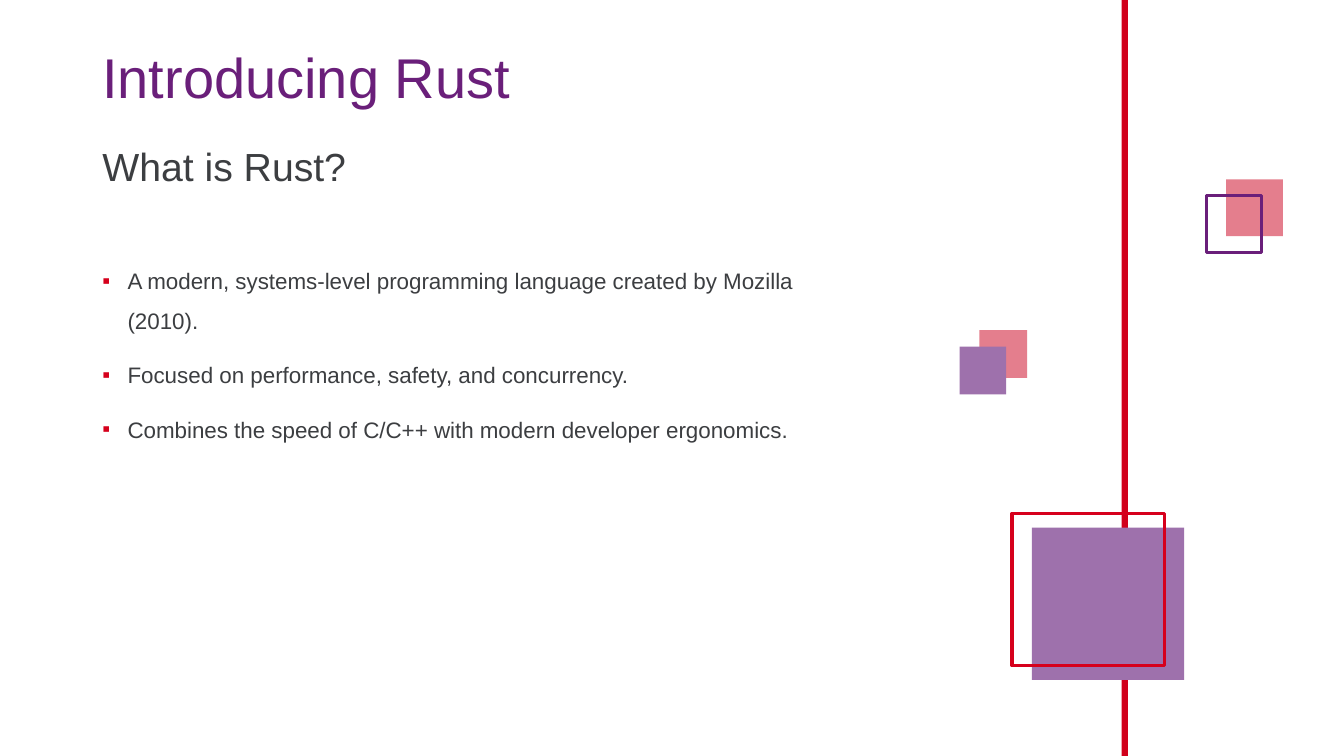
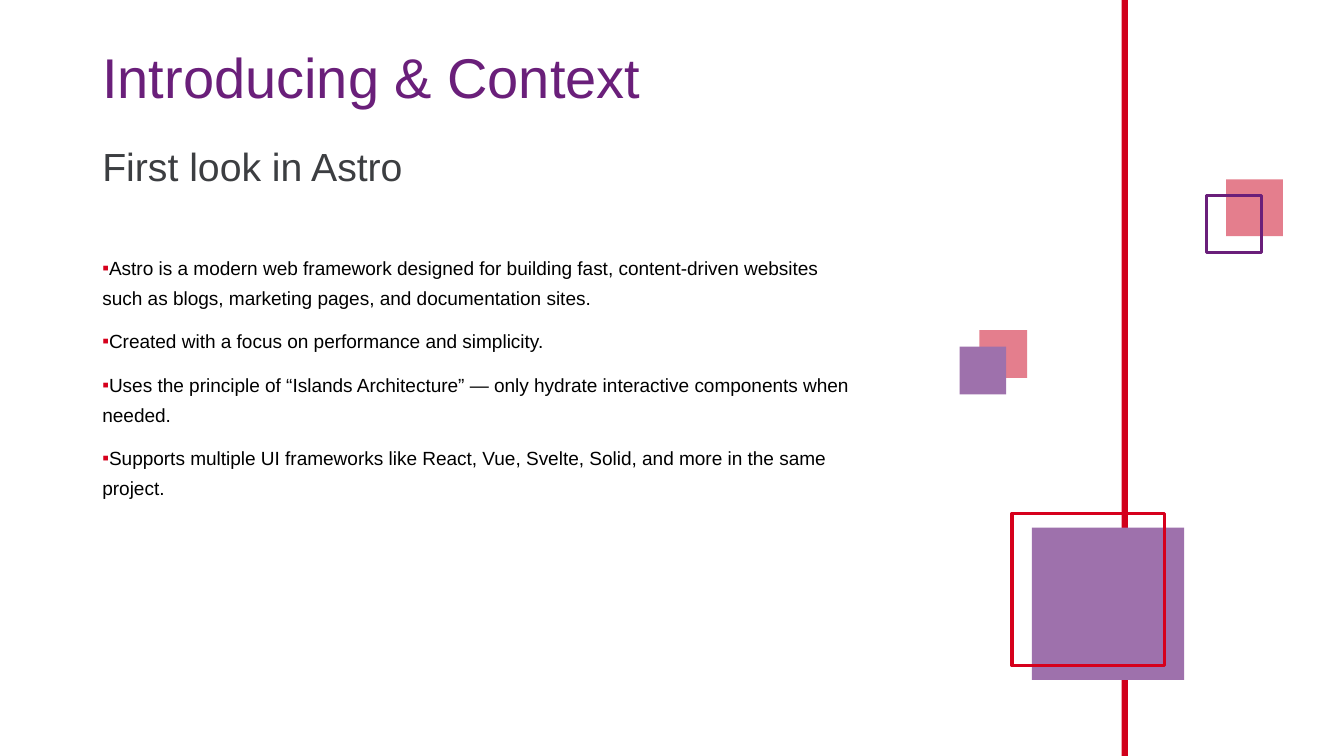
Before and after one commit to nvhai248/astro, a slide deck: slide 4 of docs/NT - Astro.pptx. Drawn at 1344x756 pixels with LibreOffice and Linux fonts; fonts in the diff are those of the drawing. Boxes give left, top, right and bottom in pixels: in the first picture for what was removed or moved away, otherwise in the second. Text is boxed around its words. In the diff, an @@ line names an element or a change of style, - is before the commit and + after.

```diff
--- a/docs/NT - Astro.pptx
+++ b/docs/NT - Astro.pptx
@@ title at <box>102,57,640,107</box>: text changed @@
-Introducing Rust
+Introducing & Context
@@ text at <box>102,152,402,182</box>: text changed @@
-What is Rust?
+First look in Astro
@@ text at <box>102,261,848,499</box>: text changed; size 16 to 13.6 pt; text colour #3C3E41 to #000000 @@
-▪ A modern, systems-level programming language created by Mozilla (2010).
-▪ Focused on performance, safety, and concurrency.
-▪ Combines the speed of C/C++ with modern developer ergonomics.
+▪ Astro is a modern web framework designed for building fast, content-driven websites such as blogs, marketing pages, and documentation sites.
+▪ Created with a focus on performance and simplicity.
+▪ Uses the principle of “Islands Architecture” — only hydrate interactive components when needed.
+▪ Supports multiple UI frameworks like React, Vue, Svelte, Solid, and more in the same project.
```
Also in this commit, not shown: 15 other slides changed, 9 slides added, 13 slides removed, 2 other files.
